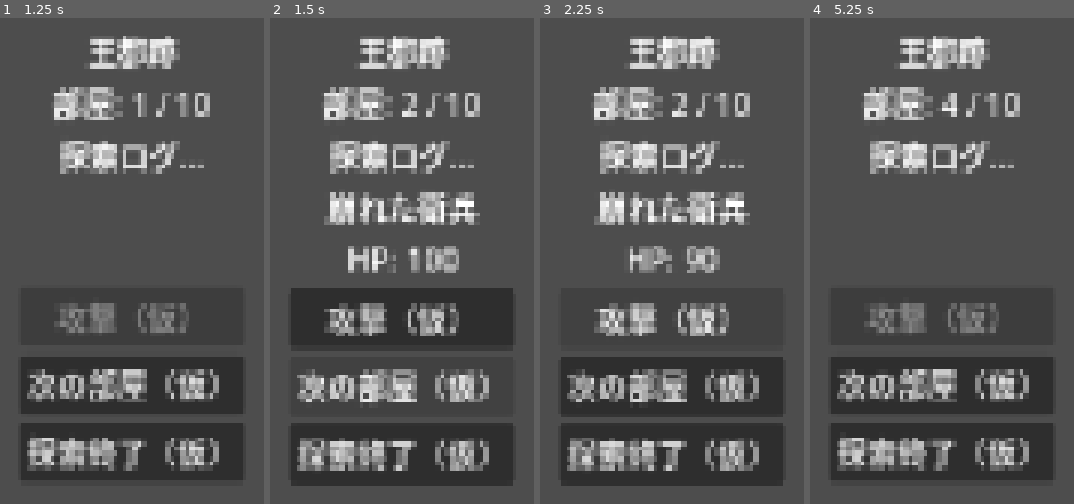
Above: before the commit, frames 1-4 (left to right).
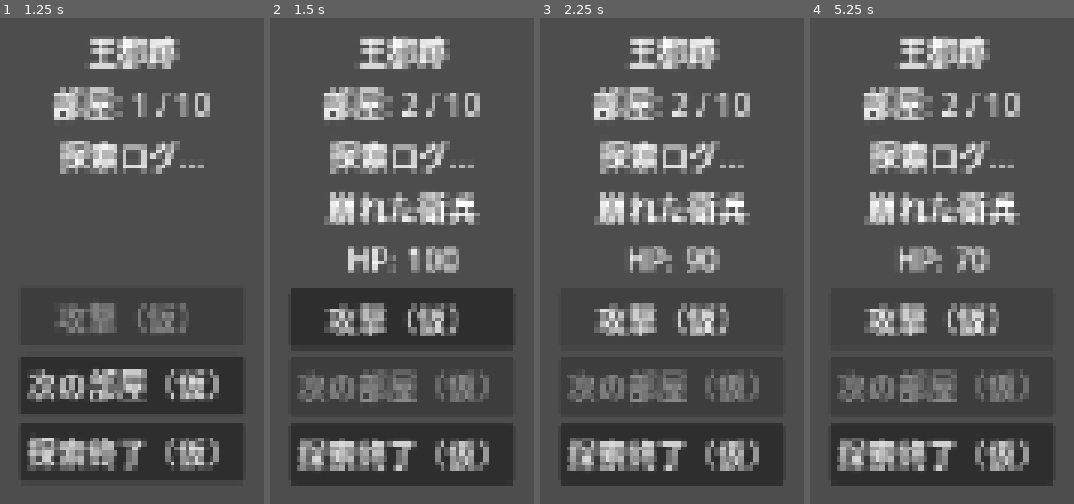
Above: after the commit, the same moments.

Repository: JeflyMarte/crownfall
Game: Godot game, scene res://scenes/boot/BootScene.tscn
Two runs of this game, one before a commit and one after it. Both use one fixed random seed, a clock stepped at 60 frames per second and the inputs below.
Inputs (mouse positions are in pixels of both pictures, inside the frame that each line leads up to):
- Up to frame 1 (1.25 s): click "ダンジョンへ" at 0.5 s
- Up to frame 2 (1.5 s): click "次の部屋（仮）" at 1.25 s
- Up to frame 3 (2.25 s): click "攻撃（仮）" at 2 s
- Up to frame 4 (5.25 s): click "攻撃（仮）" at 2.75 s; click (942, 387) at 3.5 s, where only the run before the commit has a clickable "次の部屋（仮）"; click (942, 382) at 4.25 s, where only the run before the commit has a clickable "次の部屋（仮）"; click (942, 319) at 5 s, where only the run after the commit has a clickable "攻撃（仮）"

Frame 1 is identical in both runs. In frame 2, 3.0% of the frame differs, in the area x 10-83%, y 72-80%; in frame 3, 2.3%; in frame 4, 10%, in the area x 10-83%, y 15-94%.

Commit message:
Task029: disable ButtonNextRoom during combat and re-enable on end_combat
Co-Authored-By: Claude Sonnet 4.6 <noreply@anthropic.com>

Diff:
--- a/scripts/dungeon/DungeonScene.gd
+++ b/scripts/dungeon/DungeonScene.gd
@@ -19,8 +19,6 @@
 func _on_next_room_pressed() -> void:
 	$DungeonController.advance_room()
 	_update_room_label()
-	if $DungeonController.is_completed:
-		$VBoxContainer/ButtonNextRoom.disabled = true
 	if $DungeonController.is_combat_room():
 		var enemy_data: Resource = $DungeonController.pick_enemy_data()
 		if enemy_data != null:
@@ -29,6 +27,7 @@
 		$CombatController.end_combat()
 	_update_enemy_label()
 	_update_enemy_hp_label()
+	_update_next_room_button()
 
 func _update_enemy_label() -> void:
 	var data: Resource = $CombatController.current_enemy_data
@@ -53,6 +52,13 @@
 		$VBoxContainer/LabelLog.text = "戦闘終了（仮）"
 		_update_enemy_label()
 		_update_enemy_hp_label()
+		_update_next_room_button()
+
+func _update_next_room_button() -> void:
+	if $DungeonController.is_completed or $CombatController.is_in_combat:
+		$VBoxContainer/ButtonNextRoom.disabled = true
+	else:
+		$VBoxContainer/ButtonNextRoom.disabled = false
 
 func _on_finish_button_pressed() -> void:
 	SceneRouter.change_scene("res://scenes/result/ResultScene.tscn")
